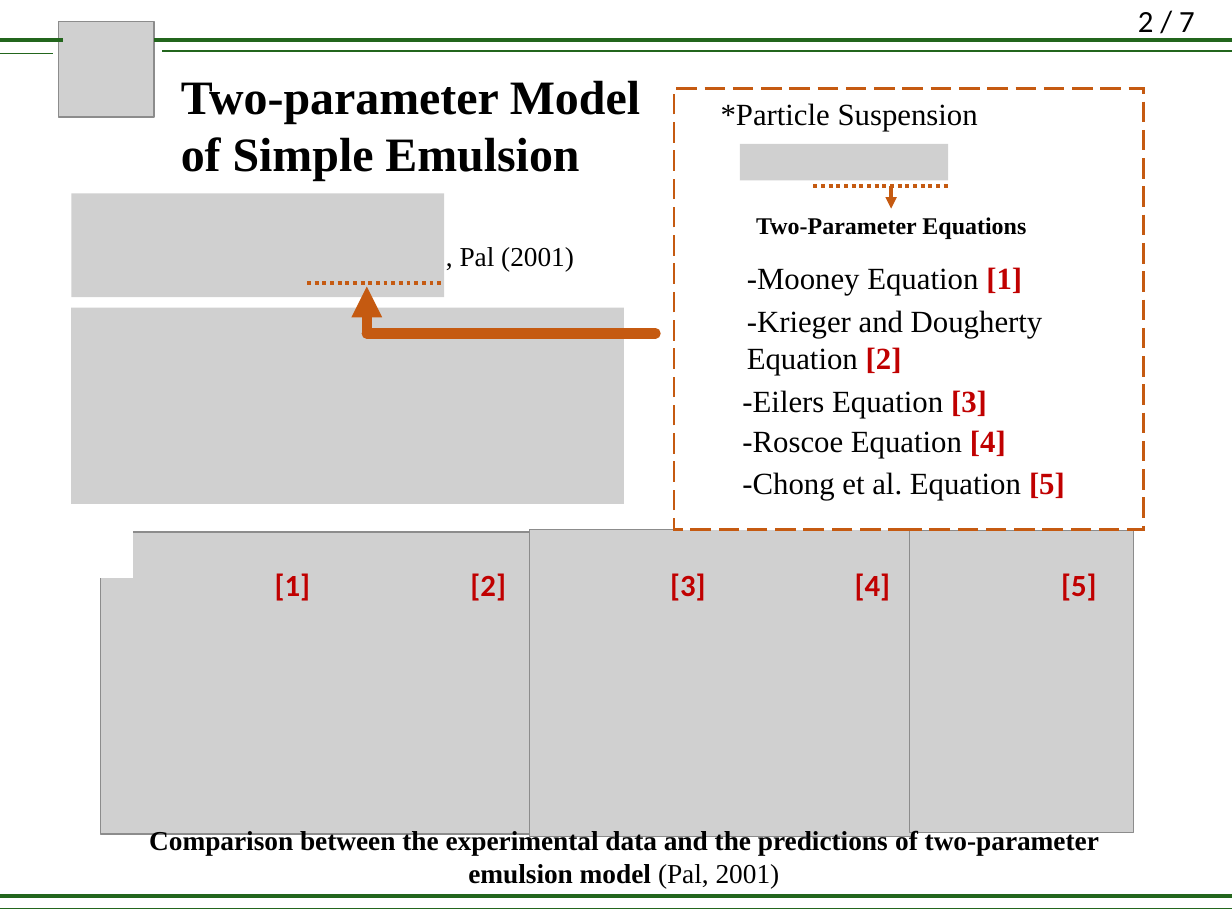
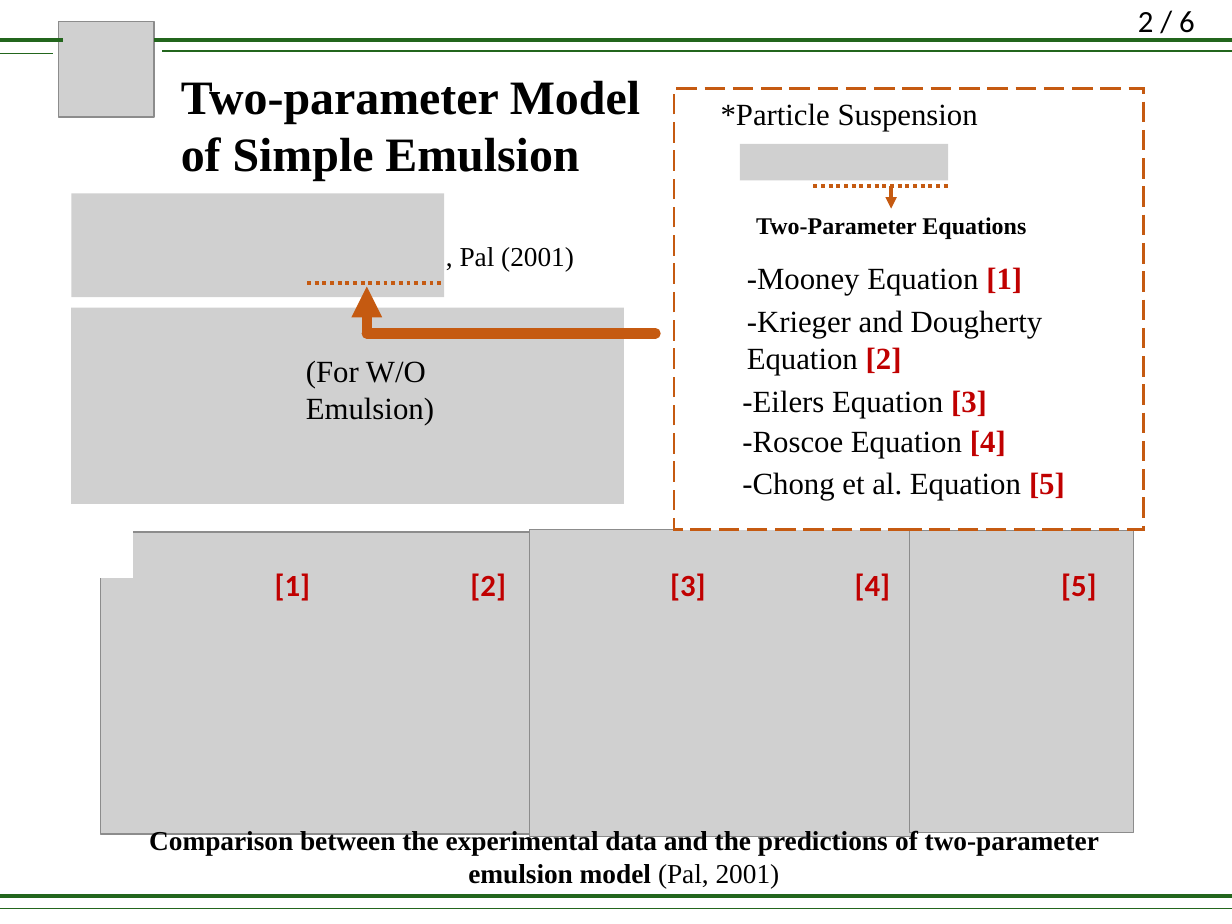
Before and after one commit to lirifuzui/UVPReader, a slide deck: slide 3 of RM_01.pptx. Drawn at 1232x924 pixels with LibreOffice and Linux fonts; fonts in the diff are those of the drawing; grey boxes stand for pictures. Boxes give left, top, right and bottom in pixels: in the first picture for what was removed or moved away, otherwise in the second. Text is boxed around its words. In the diff, an @@ line names an element or a change of style, - is before the commit and + after.

```diff
--- a/RM_01.pptx
+++ b/RM_01.pptx
@@ page number at [1138,11,1195,40]: text changed @@
-2 / 7
+2 / 6
@@ text added at [306,361,434,425], 18 pt, text #000000 @@
+(For W/O Emulsion)
```
Also in this commit, not shown: 3 other slides changed, 1 other file.
